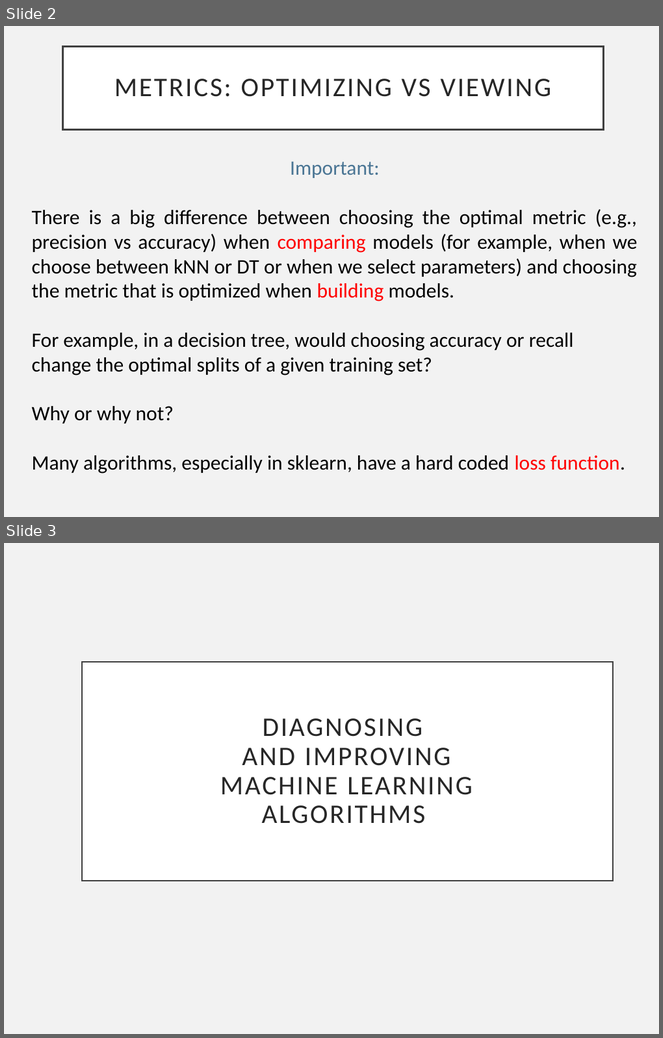
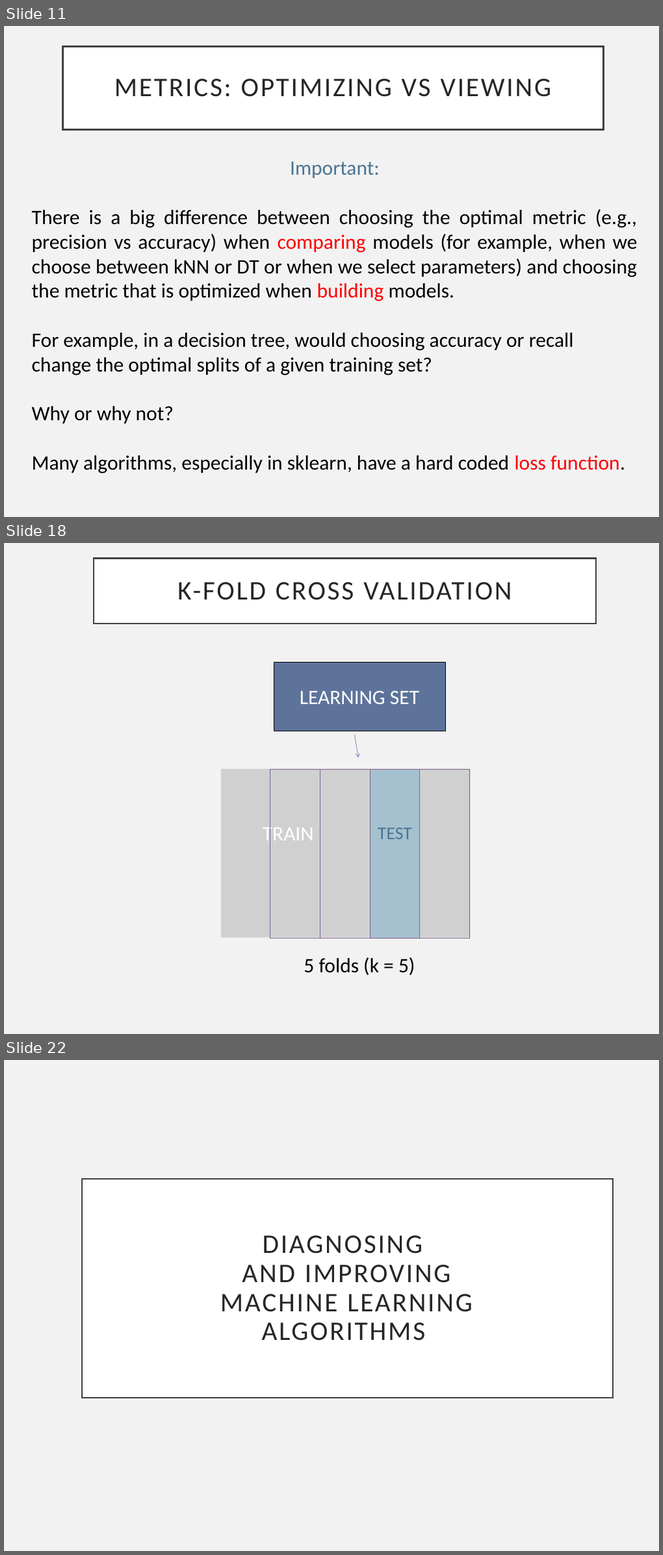
Before and after one commit to VaticanObsSummerSchool2023/lectures, a slide deck: VOSS_Diagnostics.pptx. Shown one above the other, each under a label of ours: slides 2 and 3 before the commit, slides 11, 18 and 22 after it; the slides between them are not shown. The pictures are 663x1038 and 663x1555 pixels, drawn with LibreOffice and Linux fonts; fonts in the diff are those of the drawing; grey boxes stand for pictures. Boxes give left, top, right and bottom in pixels: in the first picture for what was removed or moved away, otherwise in the second. Text is boxed around its words. In the diff, an @@ line names an element or a change of style, - is before the commit and + after.

```diff
--- a/VOSS_Diagnostics.pptx
+++ b/VOSS_Diagnostics.pptx
@@ slide 18 added at (4, 543, 659, 1034), background #F2F2F2 @@
@@ title added at (94, 558, 597, 623), fill #FFFFFF, outline #404040 2.5 pt, 42 pt, text #262626 @@
+K-FOLD CROSS VALIDATION
@@ rectangle added at (274, 662, 445, 731), fill #5D739A, outline #000000 0.5 pt, 32 pt, text #FFFFFF @@
+LEARNING SET
@@ arrow added from (354, 735) to (358, 758), #AD84C6 1 pt @@
@@ picture added at (221, 769, 471, 938), 32 pt, text #FFFFFF @@
+TRAIN
@@ rectangle added at (270, 770, 320, 939), outline #806292 0.75 pt @@
@@ rectangle added at (320, 770, 370, 939), outline #806292 0.75 pt @@
@@ rectangle added at (370, 770, 419, 939), fill #A5C1CF, 28 pt, text #4A7594 @@
+TEST
@@ rectangle added at (370, 770, 419, 939), outline #806292 0.75 pt @@
@@ rectangle added at (420, 770, 470, 939), outline #806292 0.75 pt @@
@@ text added at (304, 958, 415, 975), 32 pt, text #000000 @@
+5 folds (k = 5)
@@ what was slide 2 is now slide 11 @@
@@ what was slide 3 is now slide 22 @@
```
Also in this commit, not shown: 18 other slides added, 1 other file.
